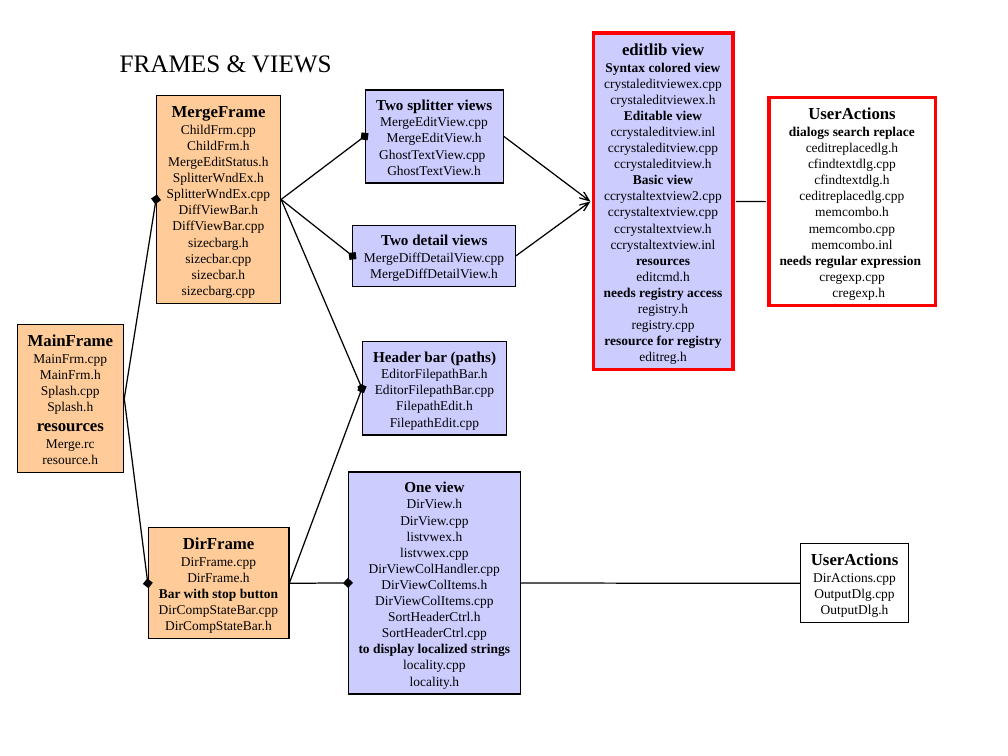
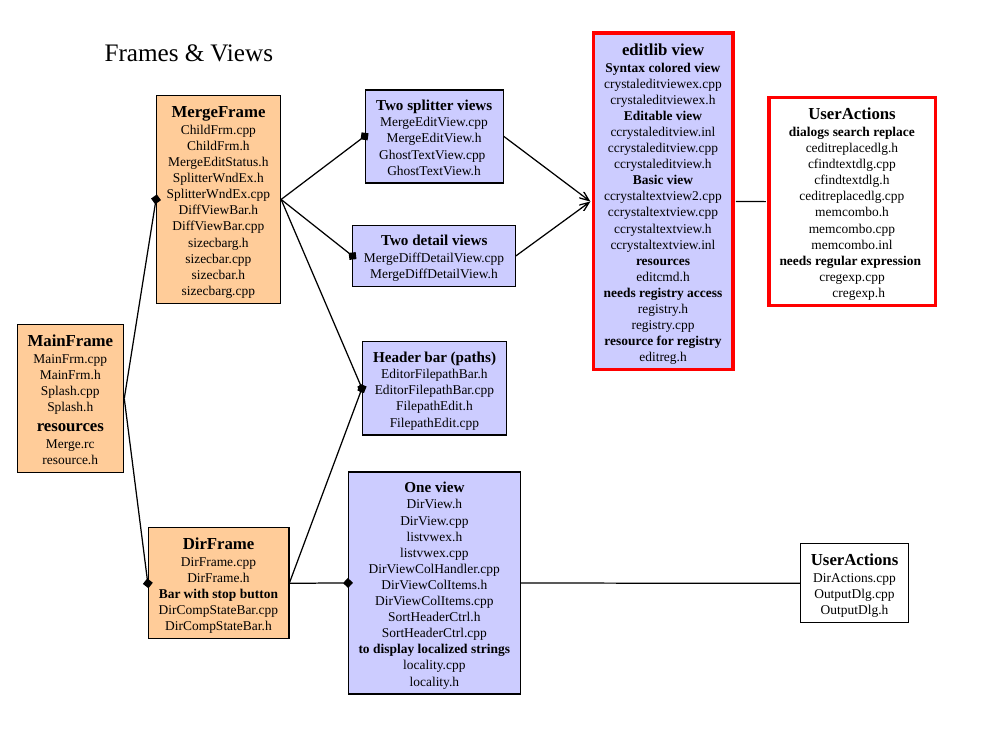
Before and after one commit to amremam2004/winmerge, a slide deck: slide 2 of Docs/Developers/WinMerge files.ppt. Drawn at 1008x756 pixels with LibreOffice and Linux fonts; fonts in the diff are those of the drawing. Boxes give left, top, right and bottom in pixels: in the first picture for what was removed or moved away, otherwise in the second. Text is boxed around its words. In the diff, an @@ line names an element or a change of style, - is before the commit and + after.

```diff
--- a/Docs/Developers/WinMerge files.ppt
+++ b/Docs/Developers/WinMerge files.ppt
@@ title at (105,44,273,62): text changed @@
-FRAMES & VIEWS
+Frames & Views
```
Also in this commit, not shown: 2 other slides changed.
